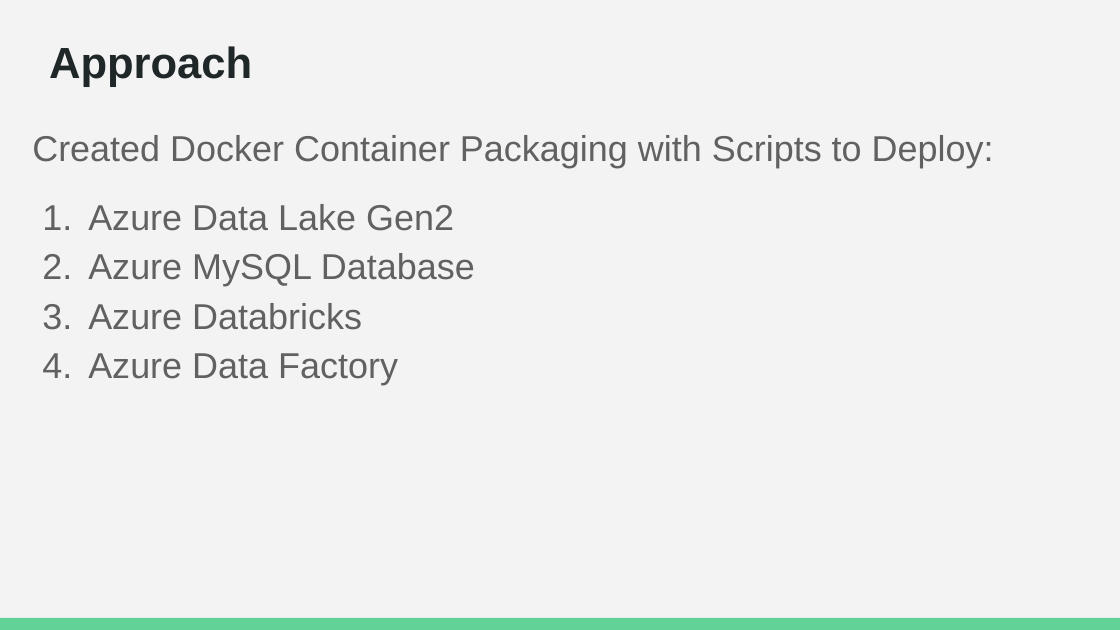
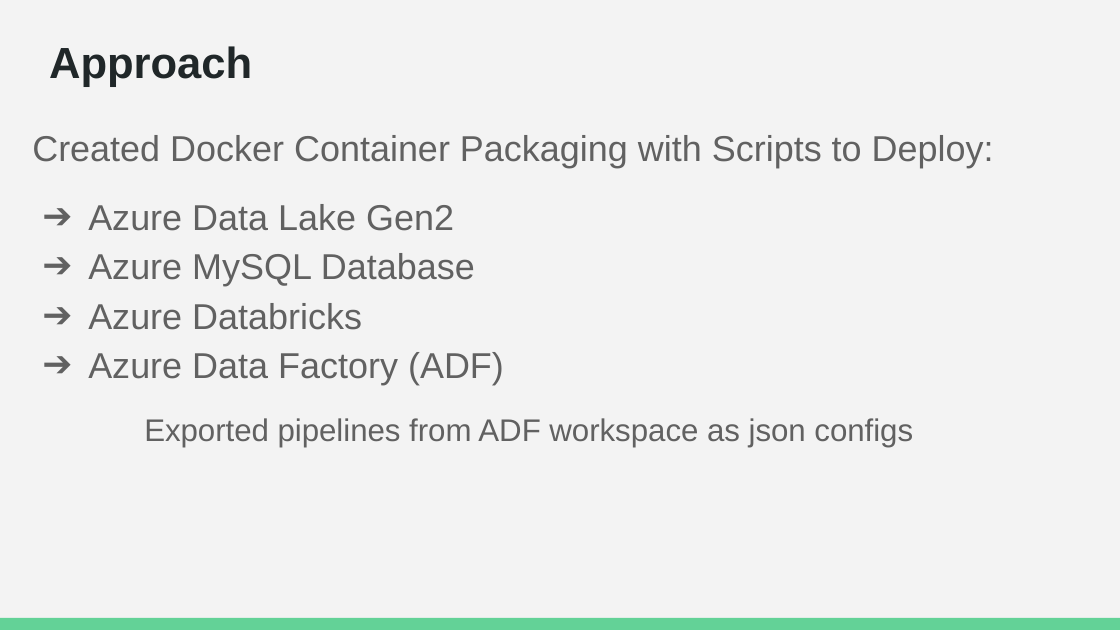
Before and after one commit to conner-mcnicholas/SevereWeatherDB, a slide deck: slide 2 of Step9/docs/DeployProduction.odp. Drawn at 1120x630 pixels with LibreOffice and Linux fonts; fonts in the diff are those of the drawing. Boxes give left, top, right and bottom in pixels: in the first picture for what was removed or moved away, otherwise in the second. Text is boxed around its words. In the diff, an @@ line names an element or a change of style, - is before the commit and + after.

```diff
--- a/Step9/docs/DeployProduction.odp
+++ b/Step9/docs/DeployProduction.odp
@@ text at [88,352,913,447]: text changed; size 23.1 to 20.1 pt @@
-4. Azure Data Factory
+➔ Azure Data Factory (ADF)
+Exported pipelines from ADF workspace as json configs
```
Also in this commit, not shown: 2 other slides changed, 4 slides added, 1 slide removed, 7 other files.
